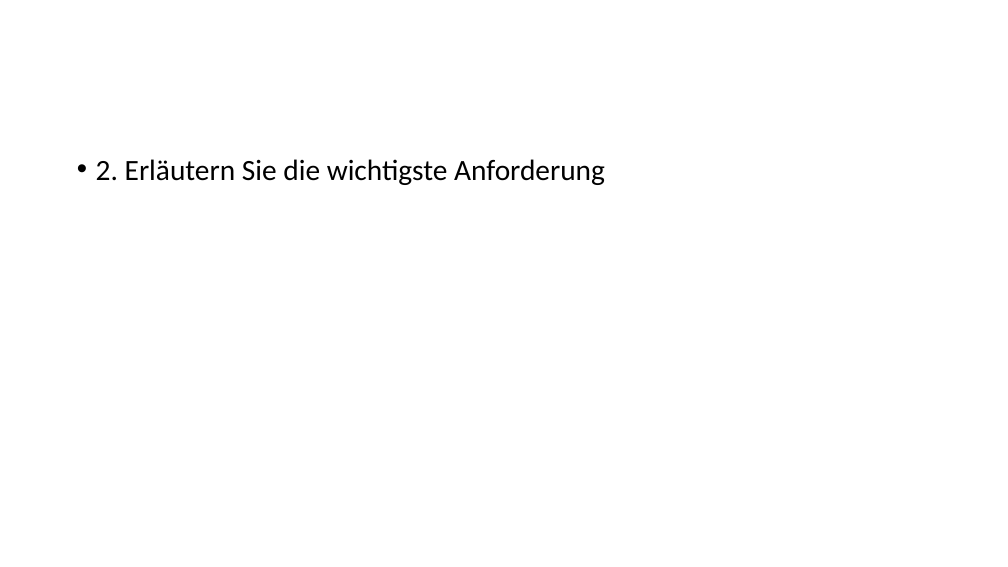
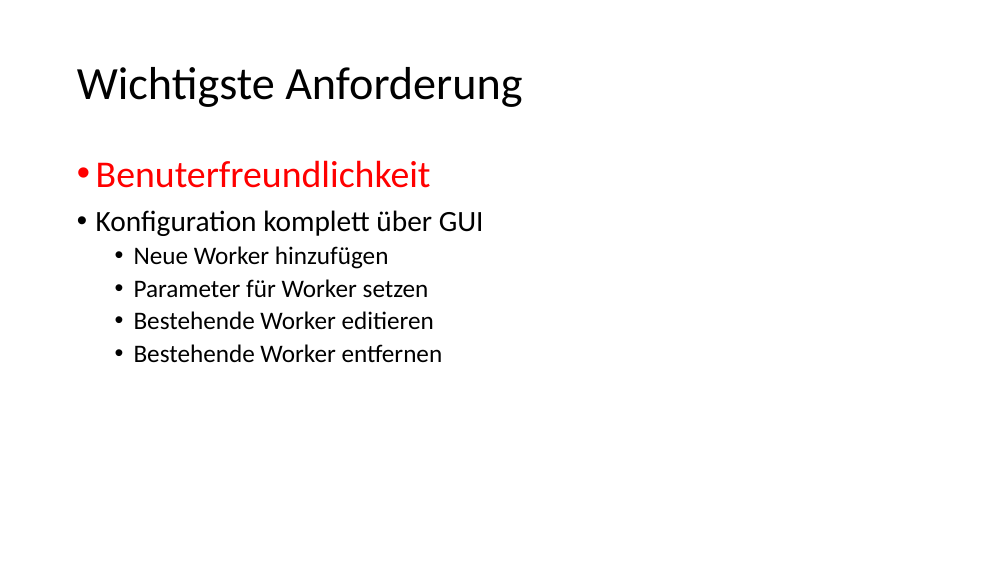
Before and after one commit to Louis9902/Sosse19-SE, a slide deck: slide 2 of Praktikumsbericht/Abschlusspraesentation.pptx. Drawn at 1008x567 pixels with LibreOffice and Linux fonts; fonts in the diff are those of the drawing. Boxes give left, top, right and bottom in pixels: in the first picture for what was removed or moved away, otherwise in the second. Text is boxed around its words. In the diff, an @@ line names an element or a change of style, - is before the commit and + after.

Commit message:
Wichtigste Anforderung + Animationen + Kommentare

```diff
--- a/Praktikumsbericht/Abschlusspraesentation.pptx
+++ b/Praktikumsbericht/Abschlusspraesentation.pptx
@@ title added at [77,67,522,107], 44 pt, text #000000 @@
+Wichtigste Anforderung
@@ text at [96,160,484,363]: text changed; size 28 to 24 pt @@
-• 2. Erläutern Sie die wichtigste Anforderung
+• Benuterfreundlichkeit
+• Konfiguration komplett über GUI
+  • Neue Worker hinzufügen
+  • Parameter für Worker setzen
+  • Bestehende Worker editieren
+  • Bestehende Worker entfernen
```
Also in this commit, not shown: 2 other slides changed, 1 slide added, 1 slide removed.
